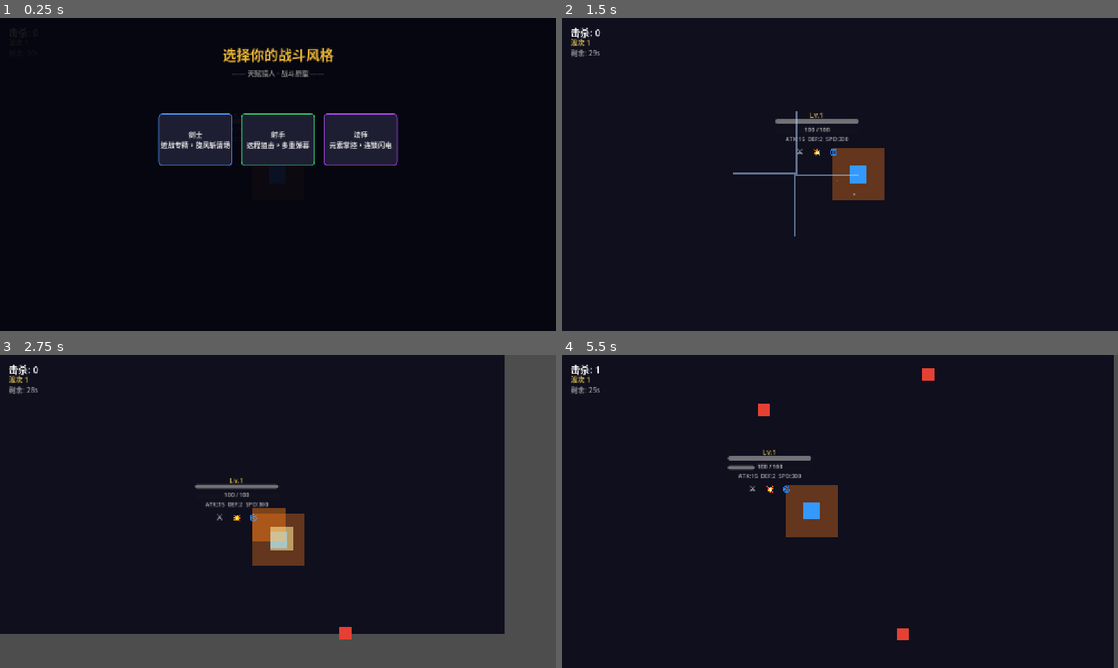
Above: before the commit, frames 1-4 (two rows, left to right).
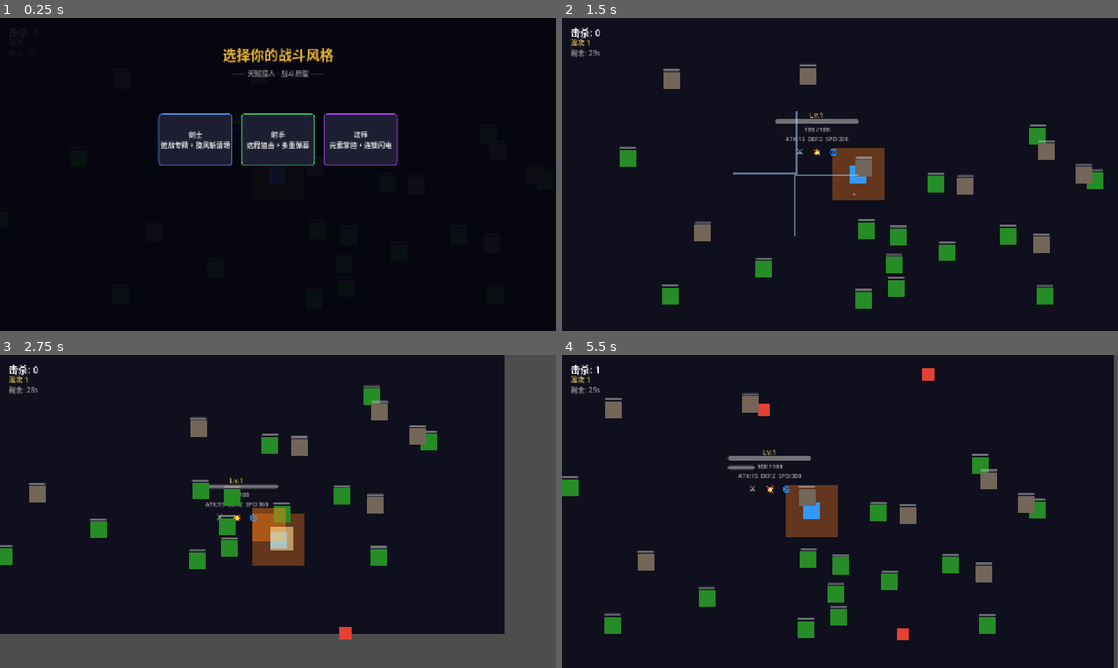
Above: after the commit, the same moments.

Repository: HenruiC/Starforge
Game: Godot game, scene res://scenes/main.tscn
The game is run twice, just before and just after one commit, with the same random seed, the same clock (stepped at 60 frames per second) and the same inputs.
Inputs:
- Up to frame 1 (0.25 s): no input
- Up to frame 2 (1.5 s): click "剑士 近战专精，旋风斩清场" at 0.5 s; tap Enter at 1.25 s; hold D (move_right) from 1.28 s (still down)
- Up to frame 3 (2.75 s): release D (move_right) at 2.03 s; hold S (move_down) from 2.03 s (still down)
- Up to frame 4 (5.5 s): release S (move_down) at 2.78 s; hold D (move_right) 2.78-3.53 s; hold W (move_up) 3.53-4.28 s; hold A (move_left) from 4.28 s (still down)

The runs differ from the first frame. In frame 2, 4.0% of the frame differs, in the area x 10-98%, y 14-93%; in frame 3, 3.4%; in frame 4, 4.0%.

Commit message:
fix: 斩击伤害修复 + 打击感增强 + 地图可破坏物
斩击修复:
- _target类型改为CharacterBody2D, get("is_dead")安全访问
- 近距离斩击(<50px)触发big_hit_stop
- 命中目标生成白色扩散闪光
- VFX增强: 斩击线加宽36x5, 弧角加大

地图+可破坏物:
- Destructible系统: 树(绿/20HP/15XP) + 岩石(灰/40HP/30XP)
- MapManager: 随机散布15棵树+8块岩石
- 可破坏物被技能命中后掉落经验
- 破坏时绿色粒子+XP飘字

平衡调整:
- Player AttackArea mask: 2|8 (敌人+可破坏物)
- Destructible layer 8

Co-Authored-By: Claude Opus 4.7 <noreply@anthropic.com>

Diff:
--- /dev/null
+++ b/scenes/destructible.tscn
@@ -0,0 +1,30 @@
+[gd_scene load_steps=3 format=3 uid="uid://dest001"]
+
+[ext_resource type="Script" path="res://scripts/destructible.gd" id="1_script"]
+
+[sub_resource type="RectangleShape2D" id="Rect_dest"]
+size = Vector2(28, 28)
+
+[node name="Destructible" type="StaticBody2D" groups=["destructible"]]
+collision_layer = 8
+collision_mask = 0
+script = ExtResource("1_script")
+
+[node name="Sprite" type="ColorRect" parent="."]
+offset_left = -16.0
+offset_top = -16.0
+offset_right = 16.0
+offset_bottom = 16.0
+color = Color(0.15, 0.55, 0.15, 1.0)
+
+[node name="CollisionShape2D" type="CollisionShape2D" parent="."]
+shape = SubResource("Rect_dest")
+
+[node name="HealthBar" type="ProgressBar" parent="."]
+offset_left = -16.0
+offset_top = -22.0
+offset_right = 16.0
+offset_bottom = -18.0
+max_value = 100.0
+value = 100.0
+show_percentage = false
--- a/scenes/main.tscn
+++ b/scenes/main.tscn
@@ -1,8 +1,9 @@
-[gd_scene load_steps=6 format=3 uid="uid://main001"]
+[gd_scene load_steps=7 format=3 uid="uid://main001"]
 
 [ext_resource type="Script" path="res://scripts/game_manager.gd" id="1_gm"]
 [ext_resource type="Script" path="res://scripts/camera_controller.gd" id="2_cam"]
 [ext_resource type="PackedScene" path="res://scenes/player.tscn" id="3_player"]
+[ext_resource type="Script" path="res://scripts/map_manager.gd" id="4_map"]
 
 [sub_resource type="LabelSettings" id="LabelSettings_kill"]
 font_size = 22
@@ -43,6 +44,9 @@
 drag_top_margin = 0.2
 drag_bottom_margin = 0.2
 
+[node name="MapManager" type="Node2D" parent="."]
+script = ExtResource("4_map")
+
 [node name="Background" type="ColorRect" parent="."]
 z_index = -1
 offset_left = -20.0
--- a/scenes/player.tscn
+++ b/scenes/player.tscn
@@ -56,7 +56,7 @@
 
 [node name="AttackArea" type="Area2D" parent="."]
 collision_layer = 4
-collision_mask = 2
+collision_mask = 10
 
 [node name="CollisionShape2D" type="CollisionShape2D" parent="AttackArea"]
 shape = SubResource("CircleShape2D_attack")
--- /dev/null
+++ b/scripts/destructible.gd
@@ -0,0 +1,53 @@
+class_name Destructible
+extends StaticBody2D
+
+@export var max_health: int = 20
+@export var drop_xp: int = 25
+@export var object_name: String = "树"
+@export var object_color: Color = Color(0.15, 0.55, 0.15)
+
+var _health: int = 20
+
+@onready var sprite: ColorRect = $Sprite
+@onready var hp_bar: ProgressBar = $HealthBar
+
+func _ready() -> void:
+	_health = max_health
+	sprite.color = object_color
+	add_to_group("destructible")
+
+func take_damage(amount: int) -> void:
+	_health = max(_health - amount, 0)
+	_update_hp()
+
+	# 受击闪烁
+	sprite.modulate = Color.WHITE
+	var t := create_tween()
+	t.tween_property(sprite, "modulate", object_color, 0.1)
+	t.tween_callback(func():
+		if _health <= 0: _destroy()
+	)
+
+	if _health <= 0:
+		_destroy()
+
+func _destroy() -> void:
+	# 掉落经验
+	CombatFeedback.damage_number(global_position, drop_xp, false, true)
+	CombatFeedback.hit_particles(global_position, 8, Color(0.3, 0.7, 0.2))
+
+	# 给玩家经验
+	var players := get_tree().get_nodes_in_group("player")
+	if players.size() > 0 and players[0].has_method("gain_exp"):
+		players[0].gain_exp(drop_xp)
+
+	# 动画
+	var t := create_tween().set_parallel(true)
+	t.tween_property(sprite, "scale", Vector2(0.1, 0.1), 0.3)
+	t.tween_property(sprite, "modulate:a", 0.0, 0.25)
+	t.chain().tween_callback(queue_free)
+
+func _update_hp() -> void:
+	var ratio: float = float(_health) / float(max_health) * 100.0
+	hp_bar.value = ratio
+	hp_bar.visible = ratio < 100.0
--- /dev/null
+++ b/scripts/map_manager.gd
@@ -0,0 +1,35 @@
+class_name MapManager
+extends Node2D
+
+@export var tree_count: int = 15
+@export var rock_count: int = 8
+@export var border_margin: float = 100.0
+
+var _destructible_scene: PackedScene = preload("res://scenes/destructible.tscn")
+
+func _ready() -> void:
+	var screen := get_viewport().get_visible_rect().size
+	_spawn_objects(screen)
+
+func _spawn_objects(screen: Vector2) -> void:
+	for i in tree_count:
+		var tree := _destructible_scene.instantiate()
+		tree.object_name = "树"
+		tree.object_color = Color(0.15, 0.55, 0.15)
+		tree.max_health = 20; tree.drop_xp = 15
+		tree.global_position = _random_pos(screen, border_margin)
+		add_child(tree)
+
+	for i in rock_count:
+		var rock := _destructible_scene.instantiate()
+		rock.object_name = "岩石"
+		rock.object_color = Color(0.45, 0.4, 0.35)
+		rock.max_health = 40; rock.drop_xp = 30
+		rock.global_position = _random_pos(screen, border_margin)
+		add_child(rock)
+
+func _random_pos(screen: Vector2, margin: float) -> Vector2:
+	return Vector2(
+		randf_range(margin, screen.x - margin),
+		randf_range(margin, screen.y - margin)
+	)
--- a/scripts/skills/skill_slash.gd
+++ b/scripts/skills/skill_slash.gd
@@ -3,7 +3,7 @@
 
 # 近战自动斩击 — 锁定最近敌人并打出弧形斩击线
 
-var _target: Node2D = null
+var _target: CharacterBody2D = null
 
 func can_execute() -> bool:
 	if player == null: return false
@@ -12,16 +12,29 @@
 
 func execute() -> void:
 	if _target == null or not is_instance_valid(_target): return
-	if _target.has_method("take_damage") and not _target.is_dead:
-		_target.take_damage(damage)
+
+	# 安全检查：确保目标还活着且可以受伤
+	var dead: bool = _target.get("is_dead") if _target.get("is_dead") != null else false
+	if dead: return
+	if not _target.has_method("take_damage"): return
+
+	_target.take_damage(damage)
 	_spawn_slash_vfx()
+
+	var dist: float = player.global_position.distance_to(_target.global_position)
+	if dist < 50:  # 近距离斩击额外顿帧
+		CombatFeedback.big_hit_stop()
+	else:
+		CombatFeedback.hit_stop()
 
 func _find_target() -> void:
 	if attack_area == null: return
 	var bodies := attack_area.get_overlapping_bodies()
 	_target = null; var min_d: float = INF
 	for b in bodies:
-		if b.is_in_group("enemy") and not b.is_dead:
+		if b is CharacterBody2D and b.is_in_group("enemy"):
+			var dead: bool = b.get("is_dead") if b.get("is_dead") != null else false
+			if dead: continue
 			var d := player.global_position.distance_squared_to(b.global_position)
 			if d < min_d: min_d = d; _target = b
 
@@ -32,13 +45,22 @@
 	var angle := to_target.angle(); var dist := to_target.length()
 
 	var colors := [Color(1.0, 0.95, 0.6), Color(1.0, 0.7, 0.2), Color(1.0, 0.5, 0.1)]
-	var offs := [0.0, -8.0, 8.0]
+	var offs := [0.0, -10.0, 10.0]
 	for i in 3:
-		var slash := _create_effect_rect(colors[i], Vector2(30, 4), mid, 12)
-		slash.rotation = angle + [0.0, -0.2, 0.2][i]
-		slash.scale = Vector2(0.2, 0.8)
-		slash.position = mid + Vector2(0, offs[i]).rotated(angle) - Vector2(15, 2)
+		var slash := _create_effect_rect(colors[i], Vector2(36, 5), mid, 12)
+		slash.rotation = angle + [0.0, -0.25, 0.25][i]
+		slash.scale = Vector2(0.3, 1.0)
+		slash.position = mid + Vector2(0, offs[i]).rotated(angle) - Vector2(18, 2)
 		var t := create_tween().set_parallel(true)
-		t.tween_property(slash, "scale", Vector2(dist / 10.0, 0.6), 0.15)
-		t.tween_property(slash, "modulate:a", 0.0, 0.15)
+		var s: float = maxf(dist / 8.0, 1.0)
+		t.tween_property(slash, "scale", Vector2(s, 0.5), 0.12)
+		t.tween_property(slash, "modulate:a", 0.0, 0.12)
 		t.chain().tween_callback(slash.queue_free)
+
+	# 目标身上命中闪光
+	if _target and is_instance_valid(_target):
+		var flash := _create_effect_rect(Color.WHITE, Vector2(30, 30), _target.global_position, 15)
+		var ft := create_tween().set_parallel(true)
+		ft.tween_property(flash, "scale", Vector2(1.8, 1.8), 0.08)
+		ft.tween_property(flash, "modulate:a", 0.0, 0.1)
+		ft.chain().tween_callback(flash.queue_free)
